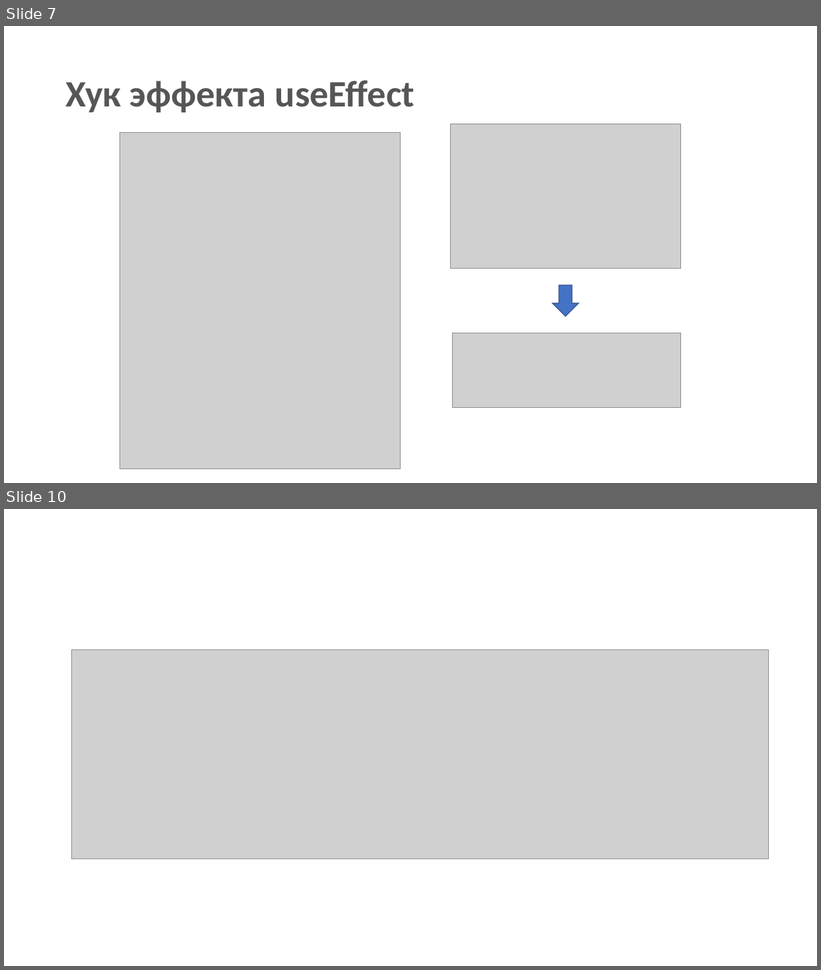
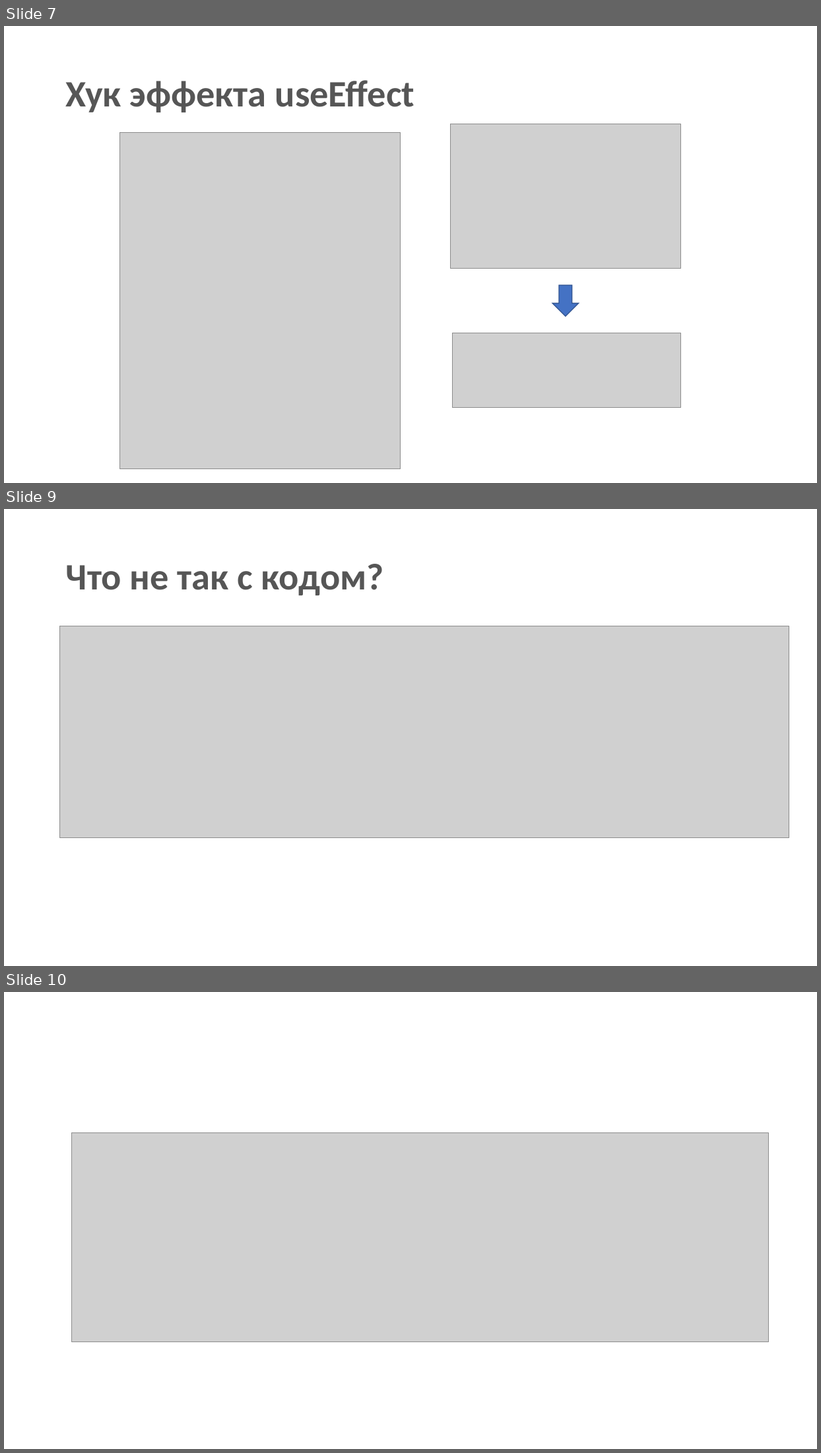
Before and after one commit to spiderpoul/react-redux-hooks, a slide deck: React - Redux with Hooks.pptx. Shown one above the other, each under a label of ours: slides 7 and 10 before the commit, slides 7, 9 and 10 after it; the slides between them are not shown. The pictures are 821x970 and 821x1453 pixels, drawn with LibreOffice and Linux fonts; fonts in the diff are those of the drawing; grey boxes stand for pictures. Boxes give left, top, right and bottom in pixels: in the first picture for what was removed or moved away, otherwise in the second. Text is boxed around its words. In the diff, an @@ line names an element or a change of style, - is before the commit and + after.

```diff
--- a/React - Redux with Hooks.pptx
+++ b/React - Redux with Hooks.pptx
@@ slide 9 added at bbox=[4, 509, 817, 966], background #FFFFFF @@
@@ title added at bbox=[66, 564, 384, 595], 44 pt, text #565656, bold @@
+Что не так с кодом?
@@ picture added at bbox=[60, 626, 789, 838] @@
```
Also in this commit, not shown: 12 slides changed, 3 other slides added, 4 slides removed.
